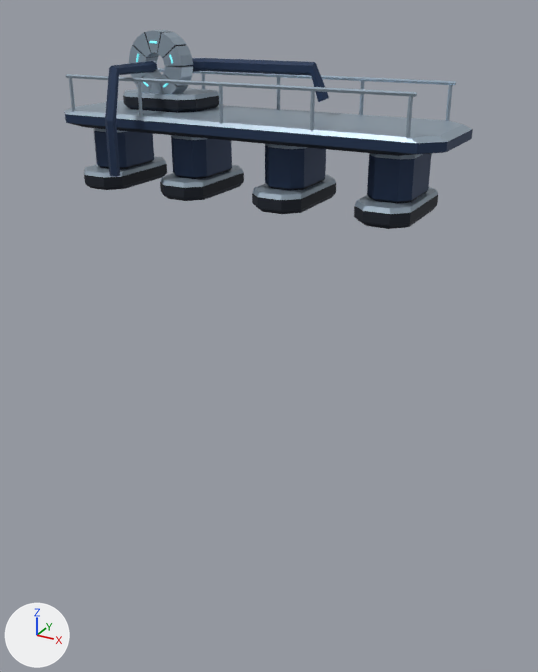
Before and after pictures for a commit that changed the Blender file assets/models/scenery/grotto-pump-causeway.blend.
One viewpoint serves both versions: a 50 mm camera at (8.69, -14.99, 4.03) aimed at (0.53, -0.16, -3.38). The axes (+X, +Y, +Z) are drawn at lower left. The lights are the same throughout. The picture after the commit comes second.

Script lines for the objects in view, before the commit:
```python
me_grotto_pump_causeway = bpy.data.meshes.new('grotto-pump-causeway')
me_grotto_pump_causeway.from_pydata(...)  # 732 vertices, 580 faces; spans x -4.74..4.74, y -2.09..1.34, z 0.0..3.58
# faces by material slot: [45, 90, 292, 85, 68]
me_grotto_pump_causeway.materials.append(mat_grotto_intake_gallery_substructure)  # black #131b28
me_grotto_pump_causeway.materials.append(mat_recessed_joints)  # dark blue #172132
me_grotto_pump_causeway.materials.append(mat_grotto_intake_gallery_bevel)  # greyish blue #9eafbe
me_grotto_pump_causeway.materials.append(mat_grotto_intake_gallery_body)  # dark blue #273b5b
me_grotto_pump_causeway.materials.append(mat_grotto_intake_gallery_pilot_lights)  # cyan #65c6ce, glowing cyan #65c6ce
ob_grotto_pump_causeway = bpy.data.objects.new('grotto-pump-causeway', me_grotto_pump_causeway)
ob_grotto_pump_causeway.location = (0.0, 0.0, 0.0)
```
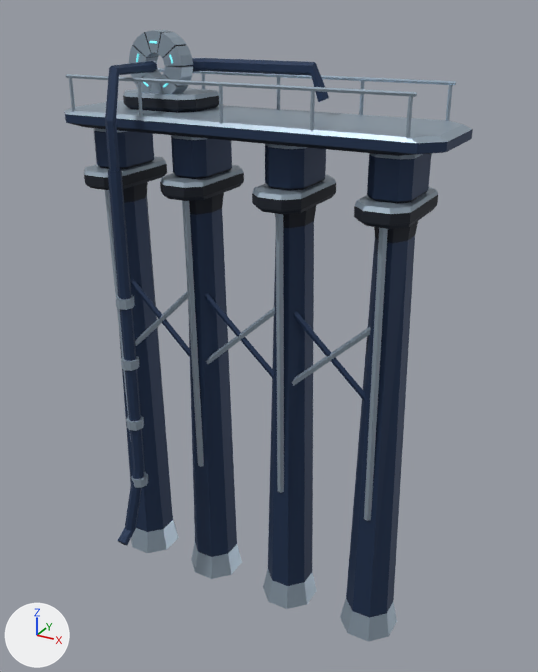
The newer file is also turned or shifted as a whole; pictures and numbers use the older file's frame.

Where the change shows, as pixel boxes (x1, y1, x2, y2) in the pictures (538 x 672 px):
'grotto-pump-causeway', reshaped (206% taller): before (64, 30, 473, 229); after (64, 30, 473, 642)
part 1 of me_grotto_pump_causeway, added: after (131, 472, 148, 488)
part 2 of me_grotto_pump_causeway, added: after (126, 416, 144, 431)
part 3 of me_grotto_pump_causeway, added: after (121, 356, 139, 371)
part 4 of me_grotto_pump_causeway, added: after (116, 295, 135, 310)
part 5 of me_grotto_pump_causeway, added: after (105, 169, 418, 642)

The change, as a list of edits to the scene's bpy script:
```text
Change me_grotto_pump_causeway:
    used by ob_grotto_pump_causeway; location = (0.0, 0.0, 0.0)
    remove me_grotto_pump_causeway.from_pydata(...)  # 732 vertices, 580 faces; spans x -4.74..4.74, y -2.09..1.34, z 0.0..3.58
    add me_grotto_pump_causeway.from_pydata(...)  # 1071 vertices, 835 faces; spans x -4.74..4.74, y -2.71..1.34, z -11.27..3.58
    me_grotto_pump_causeway part 1: a new loose piece, an 8-sided cylinder along z spanning x -2.63..-2.19, y -2.2..-1.76, z -7.61..-7.37, in mat_grotto_intake_gallery_bevel (greyish blue #9eafbe)
    me_grotto_pump_causeway part 2: a new loose piece, an 8-sided cylinder along z spanning x -2.63..-2.19, y -2.2..-1.76, z -5.86..-5.62, in mat_grotto_intake_gallery_bevel (greyish blue #9eafbe)
    me_grotto_pump_causeway part 3: a new loose piece, an 8-sided cylinder along z spanning x -2.63..-2.19, y -2.2..-1.76, z -4.15..-3.91, in mat_grotto_intake_gallery_bevel (greyish blue #9eafbe)
    me_grotto_pump_causeway part 4: a new loose piece, an 8-sided cylinder along z spanning x -2.63..-2.19, y -2.2..-1.76, z -2.53..-2.29, in mat_grotto_intake_gallery_bevel (greyish blue #9eafbe)
    me_grotto_pump_causeway part 5: 275 vertices added at x -4.41..4.25, y -2.71..0.74, z -11.27..0.73
```
